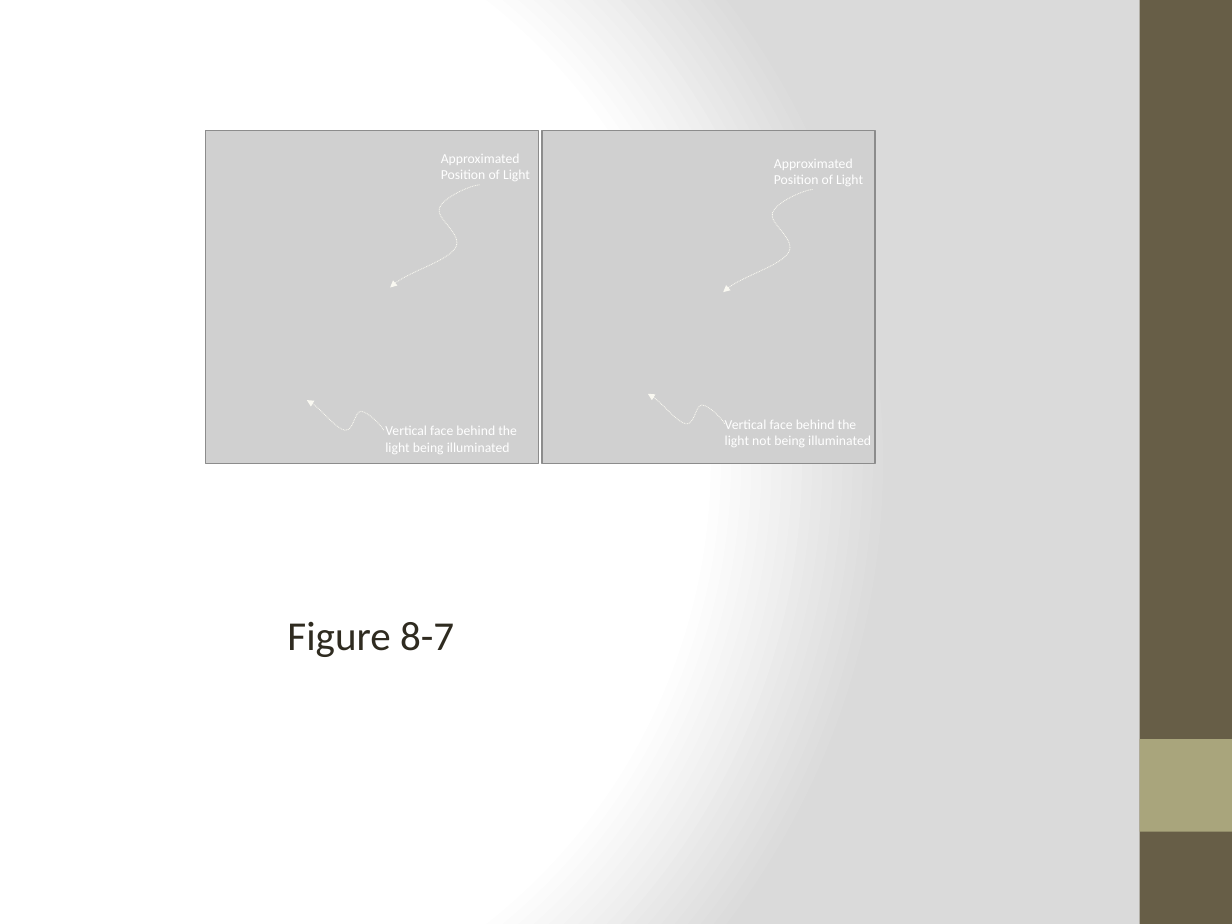
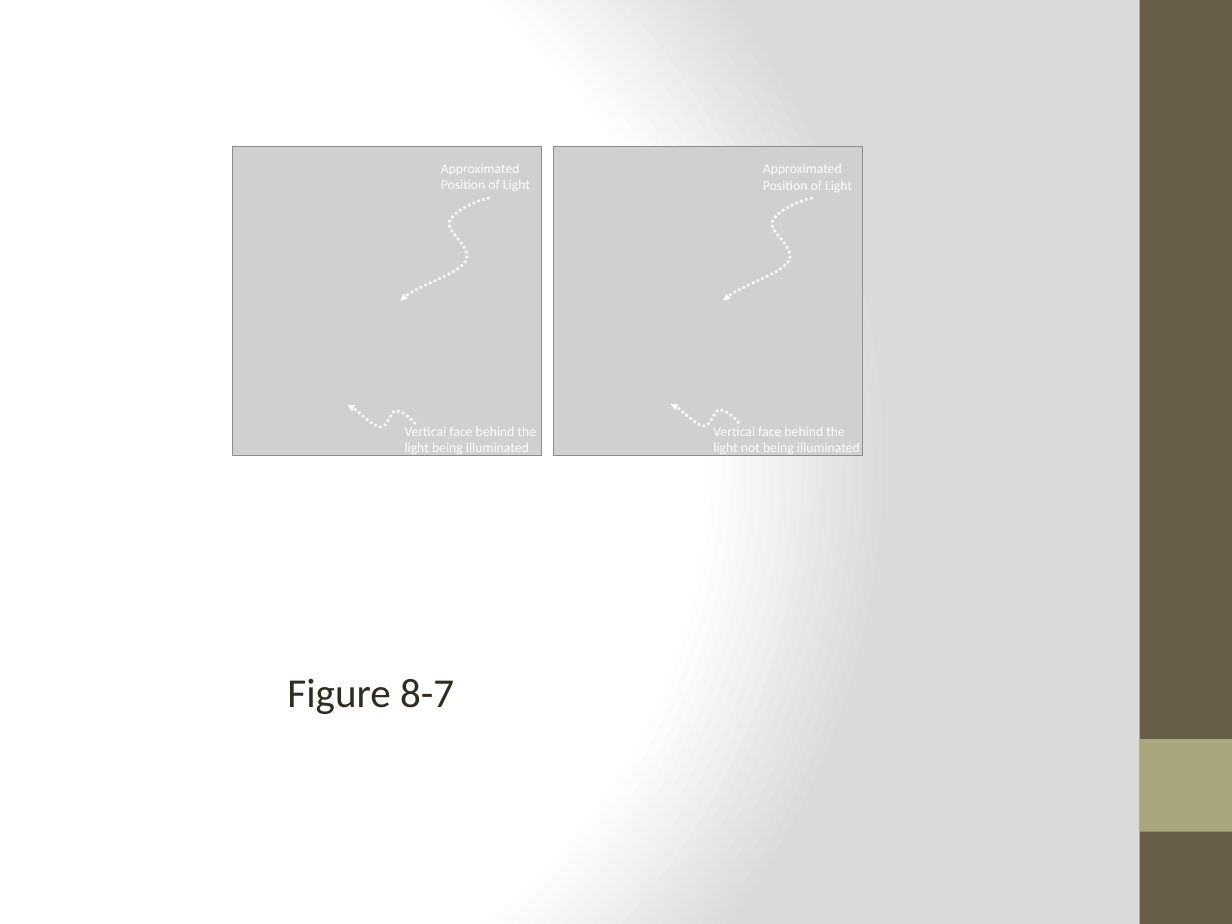
Before and after one commit to HTML5GameEngineGroup/GTCS-GameEngine2, a slide deck: slide 5 of Word/Diagrams/chapter8/chap 8.figures.pptx. Drawn at 1232x924 pixels with LibreOffice and Linux fonts; fonts in the diff are those of the drawing; grey boxes stand for pictures. Boxes give left, top, right and bottom in pixels: in the first picture for what was removed or moved away, otherwise in the second. Text is boxed around its words. In the diff, an @@ line names an element or a change of style, - is before the commit and + after.

```diff
--- a/Word/Diagrams/chapter8/chap 8.figures.pptx
+++ b/Word/Diagrams/chapter8/chap 8.figures.pptx
@@ picture: place and size @@
-picture at (206,131,538,463)
+picture at (233,147,542,456)
@@ picture: place and size @@
-picture at (542,131,875,463)
+picture at (553,147,862,456)
@@ text "Approximated Position of Light": place and size @@
-text "Approximated Position of Light" at (441,155,530,179)
+text "Approximated Position of Light" at (441,165,530,189)
@@ text "Approximated Position of Light": place and size @@
-text "Approximated Position of Light" at (774,160,863,184)
+text "Approximated Position of Light" at (763,165,852,190)
@@ freeform shape: place and size @@
-freeform shape at (391,185,480,287)
+freeform shape at (400,198,490,301)
@@ freeform shape: place and size @@
-freeform shape at (723,190,813,292)
+freeform shape at (723,198,813,301)
@@ freeform shape: place and size @@
-freeform shape at (306,376,383,453)
+freeform shape at (347,383,415,447)
@@ outline #F9F8F1 0.5 pt dashed to #FFFFFF 1.5 pt dashed in 4 elements at (723,198,813,301), (400,198,490,301), (347,383,415,447), (671,382,739,446) @@
@@ freeform shape: place and size @@
-freeform shape at (648,370,725,447)
+freeform shape at (671,382,739,446)
@@ text "Vertical face behind the light ..." rewrapped from (385,426,517,454) to (405,424,536,456) @@
@@ text "Vertical face behind the light ...": place and size @@
-text "Vertical face behind the light ..." at (725,420,871,446)
+text "Vertical face behind the light ..." at (713,427,860,456)
@@ text "Figure 8-7": place and size @@
-text "Figure 8-7" at (287,622,454,657)
+text "Figure 8-7" at (287,679,454,714)
```
Also in this commit, not shown: 7 other files.
